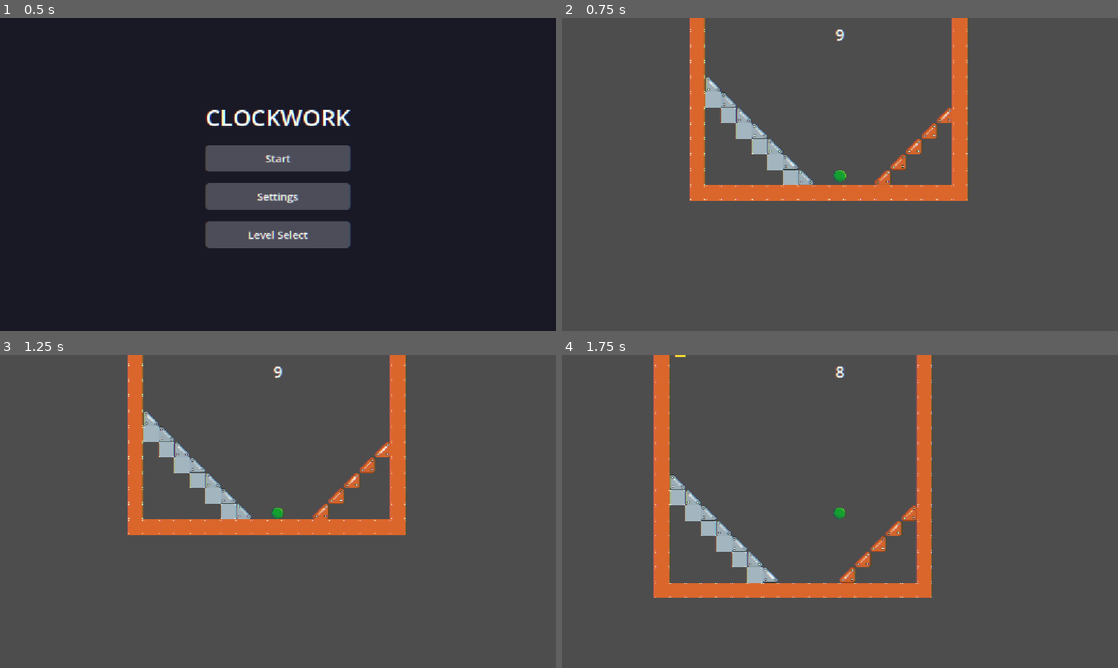
Above: before the commit, frames 1-4 (two rows, left to right).
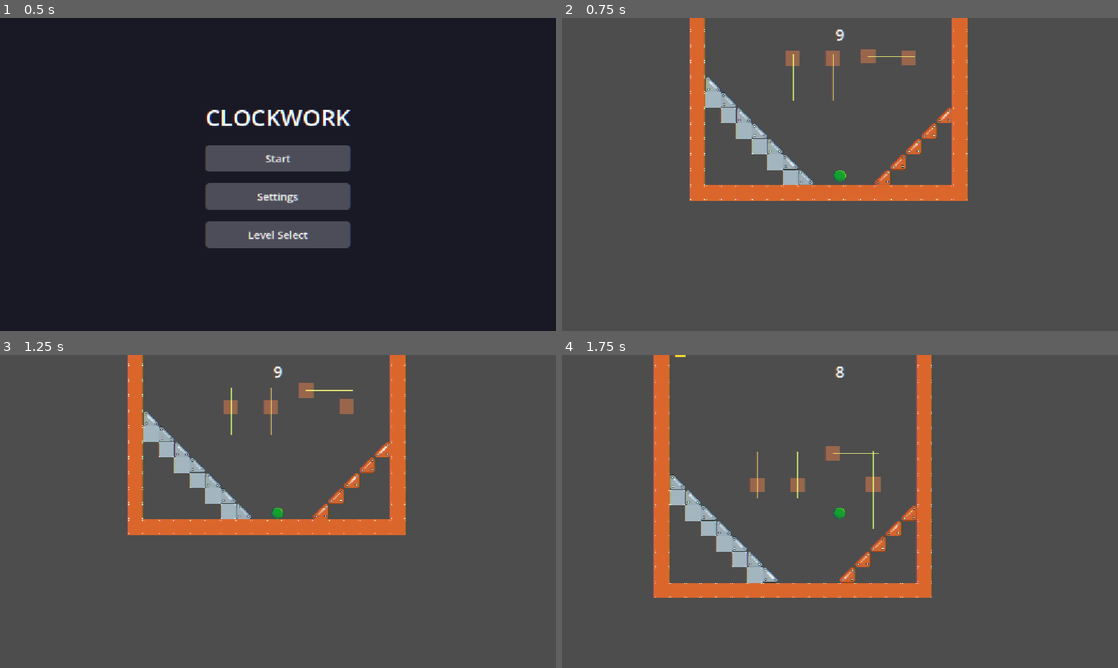
Above: after the commit, the same moments.

Repository: swan-eternal/clockwork
Game: Godot game, scene res://scenes/main_menu.tscn
Same seed, same stepped clock (60 frames per second), same inputs: the game is played once before the commit and once after it.
Inputs:
- Up to frame 1 (0.5 s): no input
- Up to frame 2 (0.75 s): click "Start" at 0.5 s
- Up to frame 3 (1.25 s): no input
- Up to frame 4 (1.75 s): tap Enter (ui_accept) at 1.25, 1.52 s; hold Right (ui_right) from 1.28 s (still down)

Frame 1 is identical in both runs. In frame 2, 0.6% of the frame differs, in the area x 40-64%, y 10-27%; in frame 3, 0.6%; in frame 4, 0.7%, in the area x 33-58%, y 29-56%.

Commit message:
Rewrite README to reflect static-level + gravity-driven design
The OLD README described a rotating-level architecture that no longer exists: RotatingLevelComponents wrapper that the level geometry was parented under, 'the level rotates 90° around the play area center', world tumbling around the player, input staying world-relative ('no input remapping needed'), and four moving-platform presets (WEIGHT_Y/X, BUOYANT_Y/X) tied to that rotation model. None of that is true since the 2026-07-25 pivot.

What actually ships today: Phase 1 cut the rotation wrapper; Phase 2-4 added gravity rotation (player.gravity_direction + up_direction), camera rotation (programmatic Camera2D child of Player, tweened to gravity), and gravity-relative input (right_direction := gravity_direction.rotated(-PI/2)). The level is now static -- the player's *perception* rotates via the camera tween, and platforms pretend to be driven by gravity by projecting it onto their rail axis.

This rewrite: Status block rewritten as a chronological phase-by-phase commit trail (Skeleton -> Phase 1-4 pivot -> moving platforms v2 -> editor reactivity fixes). Concept + Core Loop + Locked Mechanics rewritten to describe 'gravity rotates + camera tracks + input is gravity-relative' instead of 'level rotates'. Technical Approach renamed from 'Rotate the World' to 'Rotate the Player's Frame, Not the Level' and rewritten end-to-end. Moving Platforms section fully replaced with the v2 gravity-driven design (MotionType/Axis enums, rail_length_units, starting_position slider, AnimatableBody2D kinematic carrier, Line2D rail preview, @tool + is_editor_hint). 'No input remapping needed' paragraph removed -- gravity-relative input is now front-and-center in Concept and Technical Approach. Open Questions trimmed (removed 'cumulative vs resetting rotation' -- that was about level rotation). MVP checklist reorganized by phase. Risks/Backlog updated to match the new architecture (removed RotatingLevelComponents.rotation_speed from Tuning backlog, added camera_rotation_duration + platform motion_speed/rail_length tuning).

README stays the source of truth for project status, locked decisions, MVP scope, and backlog. Same structure (Status / Concept / Core Loop / Locked / Open Questions / Technical Approach / Levels / Systems / Tech Stack / MVP / Out of Scope / Risks / Backlog) but every section's content reflects the actual current design.

Diff:
--- a/scenes/levels/L1.tscn
+++ b/scenes/levels/L1.tscn
@@ -1,7 +1,7 @@
 [gd_scene format=4 uid="uid://dgqfp03n8tduj"]
 
 [ext_resource type="PackedScene" uid="uid://crnd0esc4rrl4" path="res://scenes/level_template.tscn" id="1_sbb6c"]
-
+[ext_resource type="PackedScene" uid="uid://cw7lam2x4pq1a" path="res://scenes/platform.tscn" id="2_sbb6c"]
 
 [node name="Main" unique_id=1856611590 instance=ExtResource("1_sbb6c")]
 
@@ -12,20 +12,32 @@
 [node name="Flag" parent="." index="1" unique_id=905225718]
 position = Vector2(342, 93)
 
-
-[node name="Player" parent="." index="1" unique_id=1932304678]
+[node name="Player" parent="." index="2" unique_id=1932304678]
 position = Vector2(599, 543)
 RUN_SPEED = 500.0
 JUMP_VELOCITY = -500.0
-GRAVITY = 1500.0
 GROUND_DECEL = 500.0
 DOWN_BOOST = 3000.0
 
-[node name="LevelCompleteUI" parent="." index="3"]
+[node name="LevelCompleteUI" parent="." index="4"]
 visible = false
 
-[node name="GameCompleteUI" parent="." index="4"]
+[node name="GameCompleteUI" parent="." index="5"]
 visible = false
 
-[node name="PauseMenu" parent="." index="5"]
+[node name="PauseMenu" parent="." index="6"]
 visible = false
+
+[node name="Platform" parent="." index="7" unique_id=174724998 instance=ExtResource("2_sbb6c")]
+position = Vector2(585, 309)
+
+[node name="Platform2" parent="." index="8" unique_id=1842358216 instance=ExtResource("2_sbb6c")]
+position = Vector2(742, 308)
+rail_length_units = 5
+
+[node name="Platform3" parent="." index="9" unique_id=1190770192 instance=ExtResource("2_sbb6c")]
+position = Vector2(502, 309)
+
+[node name="Platform4" parent="." index="10" unique_id=753379520 instance=ExtResource("2_sbb6c")]
+position = Vector2(658, 313)
+axis = 0
Not shown, changed: README.md
